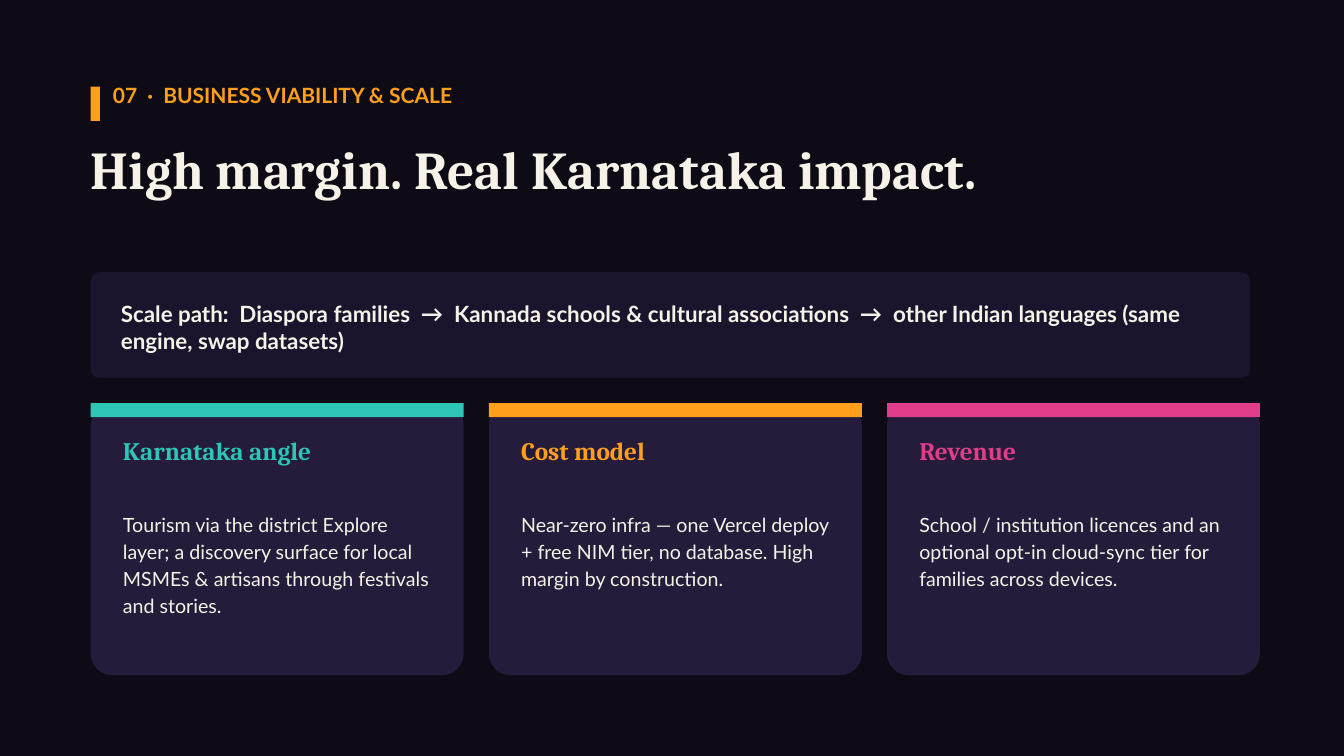
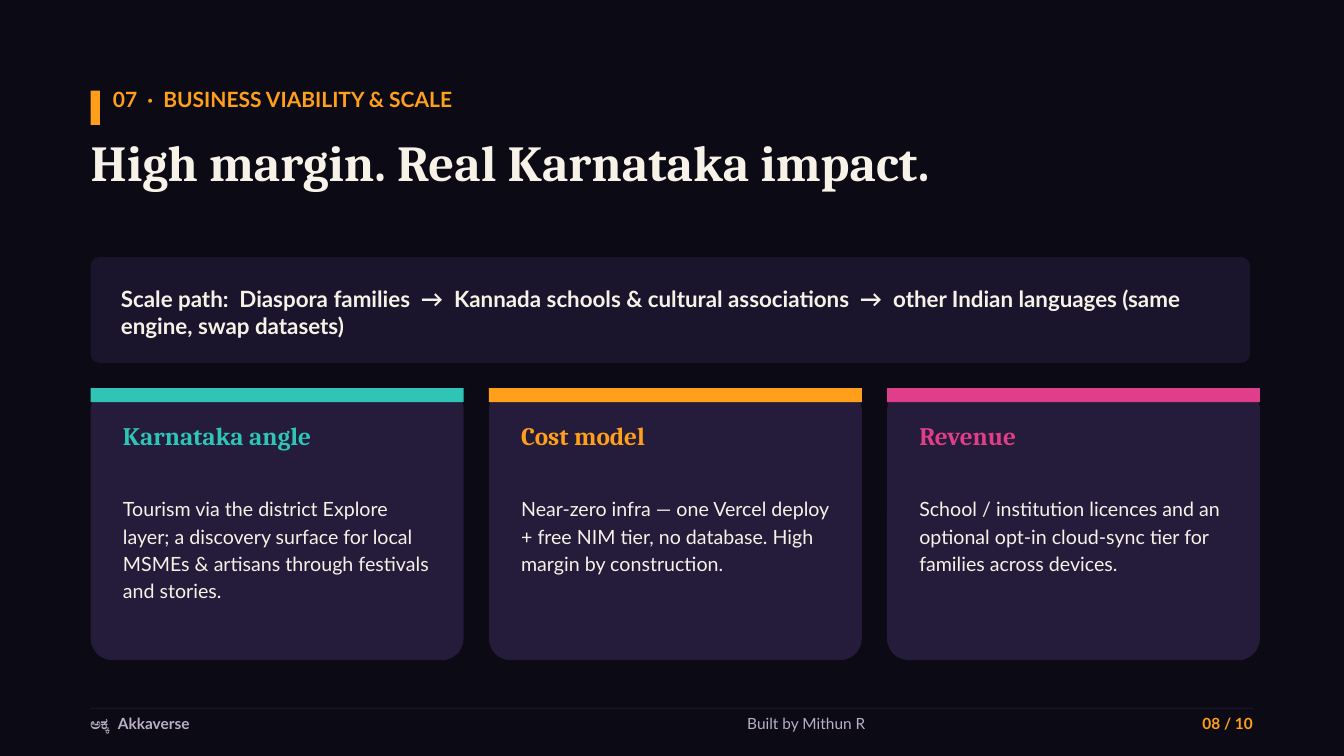
Before and after one commit to Mithuncoding/akkaverse, a slide deck: slide 8 of docs/deck/Akkaverse-Pitch-Deck.pptx. Drawn at 1344x756 pixels with LibreOffice and Linux fonts; fonts in the diff are those of the drawing. Boxes give left, top, right and bottom in pixels: in the first picture for what was removed or moved away, otherwise in the second. Text is boxed around its words. In the diff, an @@ line names an element or a change of style, - is before the commit and + after.

Commit message:
docs: upgrade pitch deck - AKKA emblem, family hero image, 'by Mithun R', footers, links & thank-you close

```diff
--- a/docs/deck/Akkaverse-Pitch-Deck.pptx
+++ b/docs/deck/Akkaverse-Pitch-Deck.pptx
@@ rectangle at (0, 0, 1344, 756): fill #0E0B16 to #0C0A14 @@
@@ text "07 · BUSINESS VIABILITY & ...": place and size @@
-text "07 · BUSINESS VIABILITY & ..." at (113, 87, 452, 103)
+text "07 · BUSINESS VIABILITY & ..." at (113, 91, 452, 107)
@@ rectangle: place and size @@
-rectangle at (91, 87, 100, 121)
+rectangle at (91, 91, 100, 125)
@@ text "High margin. Real Karnataka impact." at (91, 146, 929, 192): size 38 to 36 pt @@
@@ 7 texts, 4 rounded rectangles, 3 rectangles: place and size @@
-7 texts, 4 rounded rectangles, 3 rectangles at (91, 272, 1260, 676)
+7 texts, 4 rounded rectangles, 3 rectangles at (91, 257, 1260, 660)
@@ rectangle added at (91, 708, 1253, 709), fill #1A142C @@
@@ text added at (91, 717, 190, 733), 11 pt, text #B9B0C8, bold @@
+ಅಕ್ಕ Akkaverse
@@ text added at (747, 717, 866, 732), 11 pt, text #B9B0C8 @@
+Built by Mithun R
@@ text added at (1202, 717, 1253, 729), 11 pt, text #FF9F1C, bold @@
+08 / 10
```
Also in this commit, not shown: 9 other slides changed, 2 other files.
